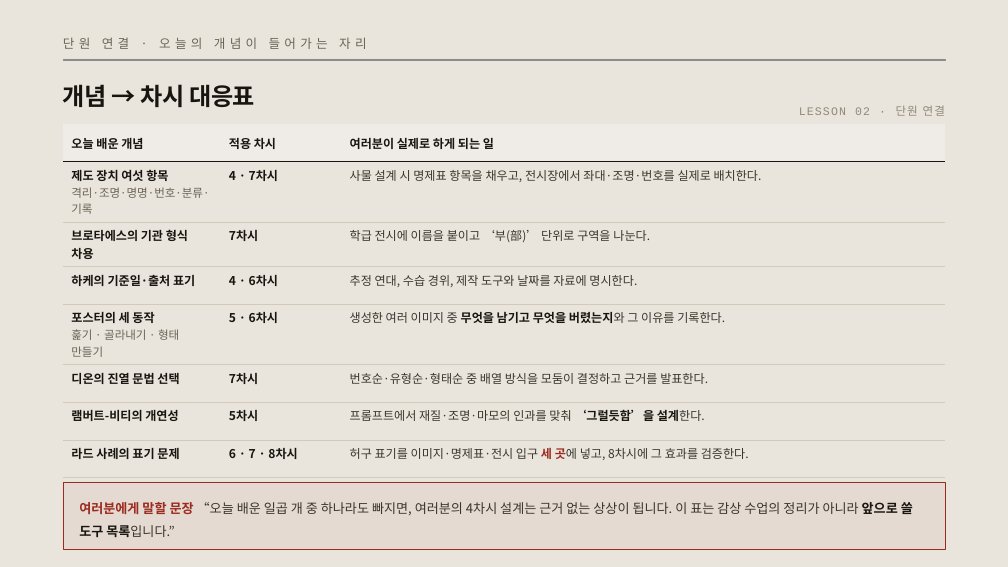
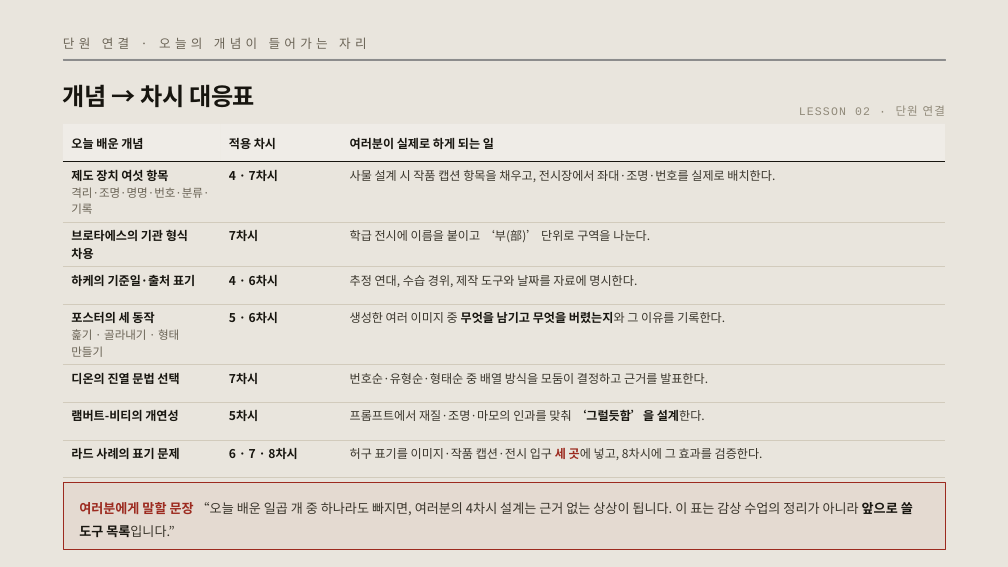
Before and after one commit to miran-artcode/museum, a slide deck: slide 39 of ppt/2차시_학생용_무엇이_미술이_되는가.pptx. Drawn at 1008x567 pixels with LibreOffice and Linux fonts; fonts in the diff are those of the drawing; grey boxes stand for pictures. Boxes give left, top, right and bottom in pixels: in the first picture for what was removed or moved away, otherwise in the second. Text is boxed around its words. In the diff, an @@ line names an element or a change of style, - is before the commit and + after.

Commit message:
체크포인트 — 캡션 두 장 비교 자료 작업 전 저장

```diff
--- a/ppt/2차시_학생용_무엇이_미술이_되는가.pptx
+++ b/ppt/2차시_학생용_무엇이_미술이_되는가.pptx
@@ table at [63, 124, 945, 464] @@
-row 2, column 3: 사물 설계 시 명제표 항목을 채우고, 전시장에서 좌대·조명·번호를 실제로 배치한다.
+row 2, column 3: 사물 설계 시 작품 캡션 항목을 채우고, 전시장에서 좌대·조명·번호를 실제로 배치한다.
-row 8, column 3: 허구 표기를 이미지·명제표·전시 입구 세 곳에 넣고, 8차시에 그 효과를 검증한다.
+row 8, column 3: 허구 표기를 이미지·작품 캡션·전시 입구 세 곳에 넣고, 8차시에 그 효과를 검증한다.
```
Also in this commit, not shown: 11 other slides changed, 40 other files.
